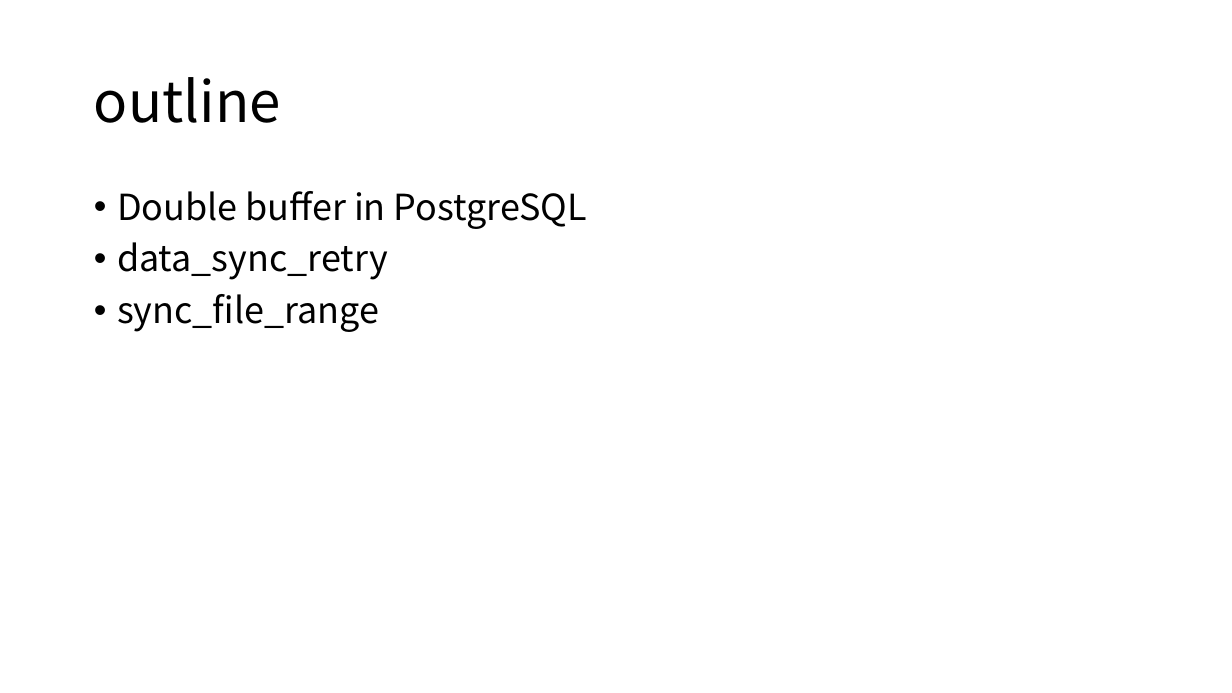
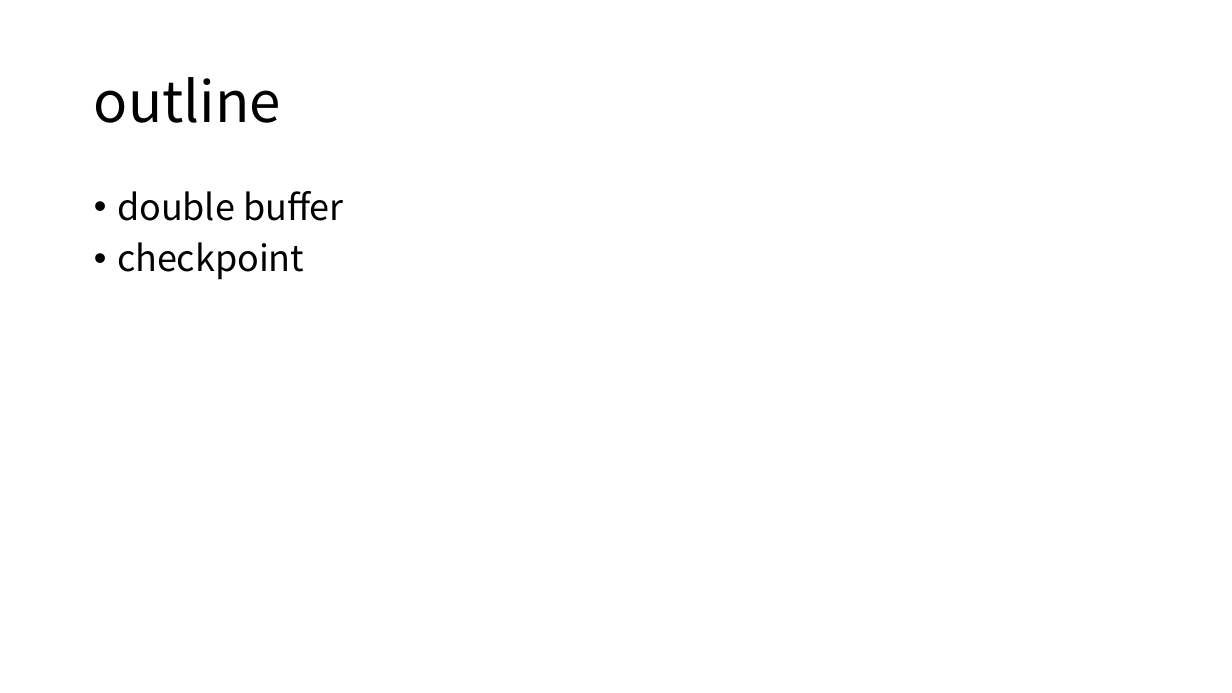
Before and after one commit to yummyliu/papers, a slide deck: slide 2 of pg-buffer.pptx. Drawn at 1232x693 pixels with LibreOffice and Linux fonts; fonts in the diff are those of the drawing. Boxes give left, top, right and bottom in pixels: in the first picture for what was removed or moved away, otherwise in the second. Text is boxed around its words. In the diff, an @@ line names an element or a change of style, - is before the commit and + after.

```diff
--- a/pg-buffer.pptx
+++ b/pg-buffer.pptx
@@ text at box(117, 191, 344, 280): text changed @@
-• Double buffer in PostgreSQL
-• data_sync_retry
-• sync_file_range
+• double buffer
+• checkpoint
```
Also in this commit, not shown: 1 other slide changed, 2 slides added, 2 slides removed.
